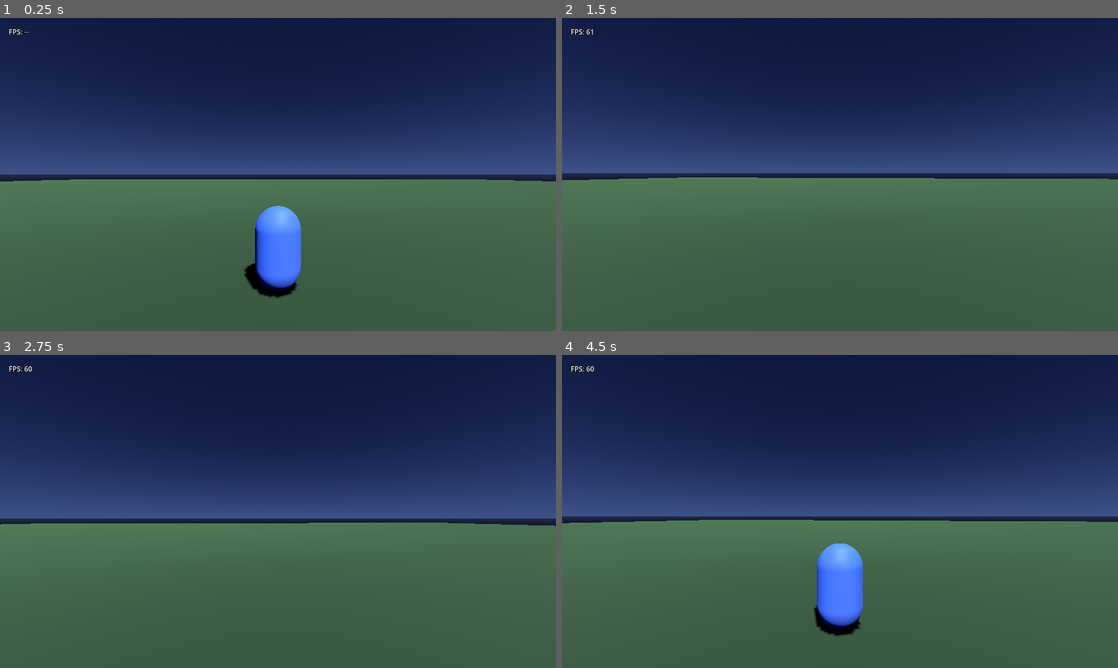
Above: before the commit, frames 1-4 (two rows, left to right).
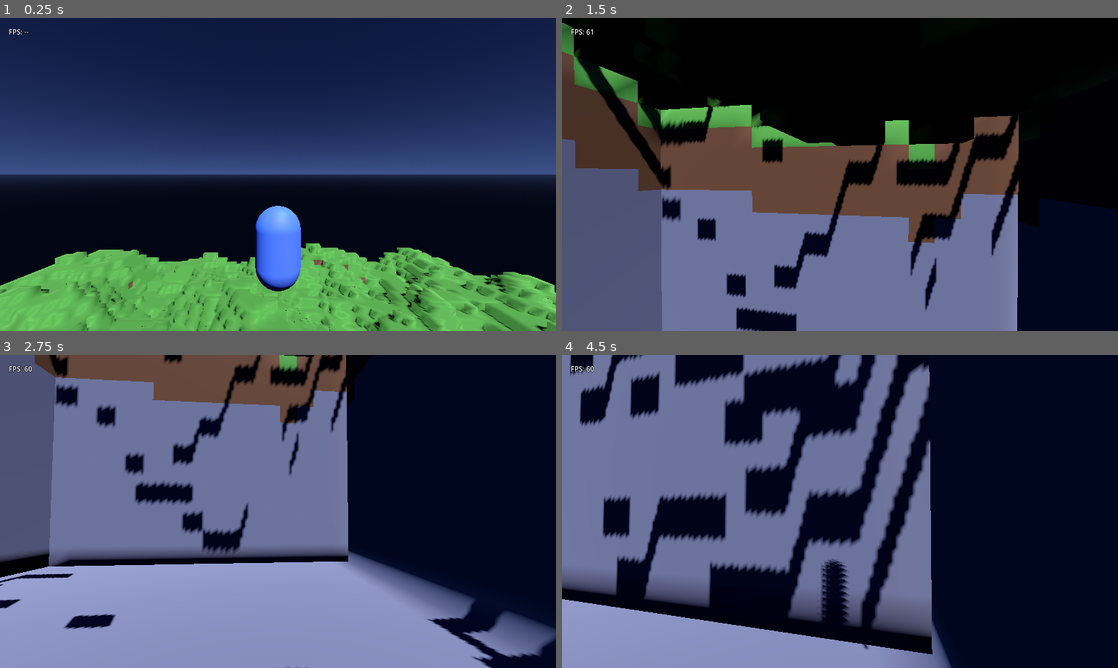
Above: after the commit, the same moments.

Repository: aminesalhi77/underveil
Game: Godot game, scene res://scenes/main.tscn
Same seed, same stepped clock (60 frames per second), same inputs: the game is played once before the commit and once after it.
Inputs (mouse positions are in pixels of both pictures, inside the frame that each line leads up to):
- Up to frame 1 (0.25 s): no input
- Up to frame 2 (1.5 s): tap Enter at 0.5 s; move the mouse to (867, 174) at 0.52 s; hold D 0.53-1.28 s; tap V at 0.6 s; tap Space at 0.77 s; move the mouse to (812, 174) at 1.27 s; hold S from 1.28 s (still down); tap Z at 1.35 s
- Up to frame 3 (2.75 s): tap Space at 1.52 s; move the mouse to (289, 505) at 2.02 s; release S at 2.03 s; hold D from 2.03 s (still down); hold Q from 2.03 s (still down)
- Up to frame 4 (4.5 s): tap Space at 2.75, 3.02, 3.77 s; move the mouse to (834, 517) at 2.77 s; release Q at 2.78 s; tap Shift at 2.85 s; move the mouse to (878, 514) at 3.52 s; release D at 3.53 s; hold S from 3.53 s (still down); tap V at 3.6 s; move the mouse to (795, 508) at 4.27 s; tap Z at 4.35 s

The runs differ from the first frame. In frame 1, 46% of the frame differs, in the area x 0-100%, y 51-100%; in frame 2, 100%, in the area x 0-100%, y 0-100%; in frame 3, 99%; in frame 4, 99%.

Commit message:
feat: phase 2a — voxel terrain

Diff:
--- a/scripts/main.gd
+++ b/scripts/main.gd
@@ -2,13 +2,13 @@
 
 
 func _ready() -> void:
+	_build_environment()
 	_build_world()
 	_build_player()
 	_build_hud()
 
 
-func _build_world() -> void:
-	# Sky + ambient light
+func _build_environment() -> void:
 	var env := WorldEnvironment.new()
 	var e := Environment.new()
 	e.background_mode = Environment.BG_SKY
@@ -26,44 +26,26 @@
 	env.environment = e
 	add_child(env)
 
-	# Directional "moon" light
 	var sun := DirectionalLight3D.new()
-	sun.position = Vector3(20, 30, 15)
+	sun.position = Vector3(30, 40, 20)
 	sun.rotation_degrees = Vector3(-55, 25, 0)
-	sun.light_color = Color(0.85, 0.90, 1.0)
-	sun.light_energy = 1.1
+	sun.light_color = Color(0.9, 0.92, 1.0)
+	sun.light_energy = 1.15
 	sun.shadow_enabled = true
 	sun.shadow_bias = 0.05
 	add_child(sun)
 
-	# Ground plane (static, with collision)
-	var ground := StaticBody3D.new()
-	ground.name = "Ground"
 
-	var ground_mesh := MeshInstance3D.new()
-	var pm := PlaneMesh.new()
-	pm.size = Vector2(200, 200)
-	ground_mesh.mesh = pm
-	var mat := StandardMaterial3D.new()
-	mat.albedo_color = Color(0.20, 0.30, 0.16)
-	mat.roughness = 0.95
-	ground_mesh.material_override = mat
-	ground.add_child(ground_mesh)
-
-	var ground_col := CollisionShape3D.new()
-	var box := BoxShape3D.new()
-	box.size = Vector3(200, 0.2, 200)
-	ground_col.shape = box
-	ground_col.position = Vector3(0, -0.1, 0)
-	ground.add_child(ground_col)
-
-	add_child(ground)
+func _build_world() -> void:
+	var w := World.new()
+	w.name = "World"
+	add_child(w)
 
 
 func _build_player() -> void:
 	var player := Player.new()
 	player.name = "Player"
-	player.position = Vector3(0, 1.5, 0)
+	player.position = Vector3(40, 30, 40)
 	add_child(player)
 
 
--- /dev/null
+++ b/scripts/voxel/blocks.gd
@@ -0,0 +1,26 @@
+class_name Blocks
+extends RefCounted
+
+const AIR := 0
+const GRASS := 1
+const DIRT := 2
+const STONE := 3
+const WOOD := 4
+const LEAVES := 5
+
+const COLORS := {
+	AIR: Color(0, 0, 0, 0),
+	GRASS: Color(0.30, 0.55, 0.20),
+	DIRT: Color(0.42, 0.28, 0.18),
+	STONE: Color(0.45, 0.45, 0.48),
+	WOOD: Color(0.35, 0.22, 0.12),
+	LEAVES: Color(0.22, 0.42, 0.20),
+}
+
+
+static func is_solid(id: int) -> bool:
+	return id != AIR
+
+
+static func color_of(id: int) -> Color:
+	return COLORS.get(id, Color.MAGENTA)
--- /dev/null
+++ b/scripts/voxel/chunk.gd
@@ -0,0 +1,121 @@
+class_name Chunk
+extends Node3D
+
+const SIZE := 16
+
+var voxels: PackedInt32Array
+var mesh_instance: MeshInstance3D
+var collision: StaticBody3D
+
+
+func _init() -> void:
+	voxels.resize(SIZE * SIZE * SIZE)
+	voxels.fill(0)
+	mesh_instance = MeshInstance3D.new()
+	var mat := StandardMaterial3D.new()
+	mat.vertex_color_use_as_albedo = true
+	mat.roughness = 0.9
+	mat.cull_mode = BaseMaterial3D.CULL_DISABLED
+	mesh_instance.material_override = mat
+	add_child(mesh_instance)
+
+
+func idx(x: int, y: int, z: int) -> int:
+	return x + SIZE * (y + SIZE * z)
+
+
+func get_voxel(x: int, y: int, z: int) -> int:
+	if x < 0 or x >= SIZE or y < 0 or y >= SIZE or z < 0 or z >= SIZE:
+		return 0
+	return voxels[idx(x, y, z)]
+
+
+func set_voxel(x: int, y: int, z: int, id: int) -> void:
+	if x < 0 or x >= SIZE or y < 0 or y >= SIZE or z < 0 or z >= SIZE:
+		return
+	voxels[idx(x, y, z)] = id
+
+
+func rebuild_mesh() -> void:
+	var st := SurfaceTool.new()
+	st.begin(Mesh.PRIMITIVE_TRIANGLES)
+
+	for z in SIZE:
+		for y in SIZE:
+			for x in SIZE:
+				var id := get_voxel(x, y, z)
+				if id == 0:
+					continue
+				if not _is_solid(x, y + 1, z):
+					_add_face(st, x, y, z, Vector3.UP, id)
+				if not _is_solid(x, y - 1, z):
+					_add_face(st, x, y, z, Vector3.DOWN, id)
+				if not _is_solid(x + 1, y, z):
+					_add_face(st, x, y, z, Vector3.RIGHT, id)
+				if not _is_solid(x - 1, y, z):
+					_add_face(st, x, y, z, Vector3.LEFT, id)
+				if not _is_solid(x, y, z + 1):
+					_add_face(st, x, y, z, Vector3.BACK, id)
+				if not _is_solid(x, y, z - 1):
+					_add_face(st, x, y, z, Vector3.FORWARD, id)
+
+	st.generate_normals()
+	var mesh := st.commit()
+	mesh_instance.mesh = mesh
+	_update_collision(mesh)
+
+
+func _is_solid(x: int, y: int, z: int) -> bool:
+	if x < 0 or x >= SIZE or y < 0 or y >= SIZE or z < 0 or z >= SIZE:
+		return _neighbor_solid(x, y, z)
+	return get_voxel(x, y, z) != 0
+
+
+func _neighbor_solid(x: int, y: int, z: int) -> bool:
+	var world := get_parent()
+	if world == null or not world.has_method("get_voxel_world"):
+		return false
+	var wx := int(global_position.x) + x
+	var wy := y
+	var wz := int(global_position.z) + z
+	return world.get_voxel_world(wx, wy, wz) != 0
+
+
+func _add_face(st: SurfaceTool, x: int, y: int, z: int, dir: Vector3, id: int) -> void:
+	var color := Blocks.color_of(id)
+	var p := Vector3(x, y, z)
+	var verts: Array[Vector3]
+
+	if dir == Vector3.UP:
+		verts = [p + Vector3(0,1,0), p + Vector3(0,1,1), p + Vector3(1,1,1), p + Vector3(1,1,0)]
+	elif dir == Vector3.DOWN:
+		verts = [p, p + Vector3(1,0,0), p + Vector3(1,0,1), p + Vector3(0,0,1)]
+	elif dir == Vector3.RIGHT:
+		verts = [p + Vector3(1,0,1), p + Vector3(1,0,0), p + Vector3(1,1,0), p + Vector3(1,1,1)]
+	elif dir == Vector3.LEFT:
+		verts = [p, p + Vector3(0,0,1), p + Vector3(0,1,1), p + Vector3(0,1,0)]
+	elif dir == Vector3.BACK:
+		verts = [p + Vector3(0,0,1), p + Vector3(1,0,1), p + Vector3(1,1,1), p + Vector3(0,1,1)]
+	else:
+		verts = [p, p + Vector3(0,1,0), p + Vector3(1,1,0), p + Vector3(1,0,0)]
+
+	st.set_color(color)
+	st.add_vertex(verts[0])
+	st.add_vertex(verts[1])
+	st.add_vertex(verts[2])
+	st.add_vertex(verts[0])
+	st.add_vertex(verts[2])
+	st.add_vertex(verts[3])
+
+
+func _update_collision(mesh: Mesh) -> void:
+	if collision:
+		collision.queue_free()
+		collision = null
+	if mesh.get_surface_count() == 0:
+		return
+	collision = StaticBody3D.new()
+	var shape := CollisionShape3D.new()
+	shape.shape = mesh.create_trimesh_shape()
+	collision.add_child(shape)
+	add_child(collision)
--- /dev/null
+++ b/scripts/voxel/world.gd
@@ -0,0 +1,65 @@
+class_name World
+extends Node3D
+
+const CHUNKS_X := 5
+const CHUNKS_Z := 5
+
+var chunks: Dictionary = {}
+var noise: FastNoiseLite
+
+
+func _ready() -> void:
+	noise = FastNoiseLite.new()
+	noise.seed = 12345
+	noise.frequency = 0.04
+	noise.fractal_octaves = 4
+	noise.fractal_lacunarity = 2.0
+	noise.fractal_gain = 0.5
+	_generate()
+
+
+func _generate() -> void:
+	for cz in CHUNKS_Z:
+		for cx in CHUNKS_X:
+			_generate_chunk(cx, cz)
+
+
+func _generate_chunk(cx: int, cz: int) -> void:
+	var chunk := Chunk.new()
+	chunk.name = "Chunk_%d_%d" % [cx, cz]
+	chunk.position = Vector3(cx * Chunk.SIZE, 0, cz * Chunk.SIZE)
+	add_child(chunk)
+
+	for lz in Chunk.SIZE:
+		for lx in Chunk.SIZE:
+			var wx := cx * Chunk.SIZE + lx
+			var wz := cz * Chunk.SIZE + lz
+			var n := noise.get_noise_2d(float(wx), float(wz))
+			var h := int(n * 6.0 + 12.0)
+			for ly in Chunk.SIZE:
+				var id := 0
+				if ly > h:
+					id = Blocks.AIR
+				elif ly == h:
+					id = Blocks.GRASS
+				elif ly > h - 4:
+					id = Blocks.DIRT
+				else:
+					id = Blocks.STONE
+				chunk.set_voxel(lx, ly, lz, id)
+
+	chunk.rebuild_mesh()
+	chunks[Vector2i(cx, cz)] = chunk
+
+
+func get_voxel_world(wx: int, wy: int, wz: int) -> int:
+	var cx := int(floor(float(wx) / float(Chunk.SIZE)))
+	var cz := int(floor(float(wz) / float(Chunk.SIZE)))
+	var chunk: Chunk = chunks.get(Vector2i(cx, cz))
+	if chunk == null:
+		return 0
+	var lx := wx - cx * Chunk.SIZE
+	var lz := wz - cz * Chunk.SIZE
+	if wy < 0 or wy >= Chunk.SIZE:
+		return 0
+	return chunk.get_voxel(lx, wy, lz)
Not shown, added: scripts/voxel/blocks.gd.uid
Not shown, added: scripts/voxel/chunk.gd.uid
Not shown, added: scripts/voxel/world.gd.uid
